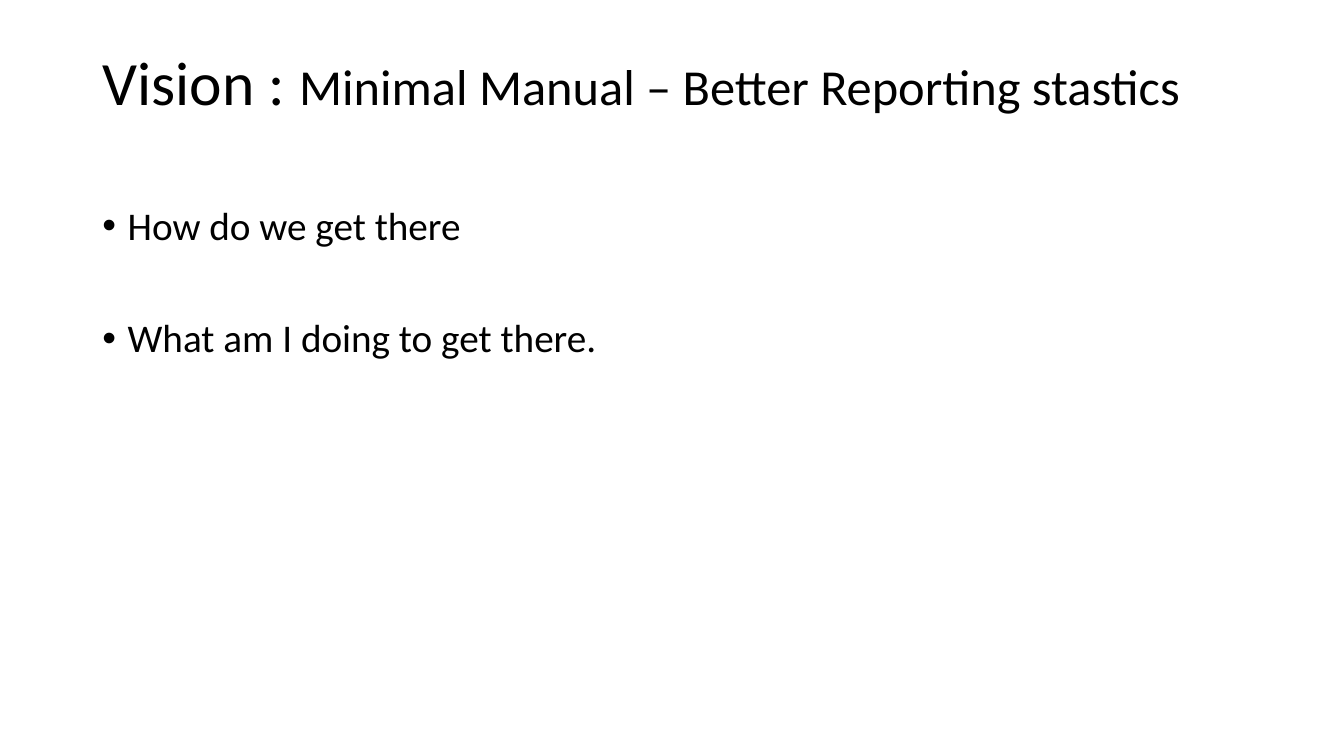
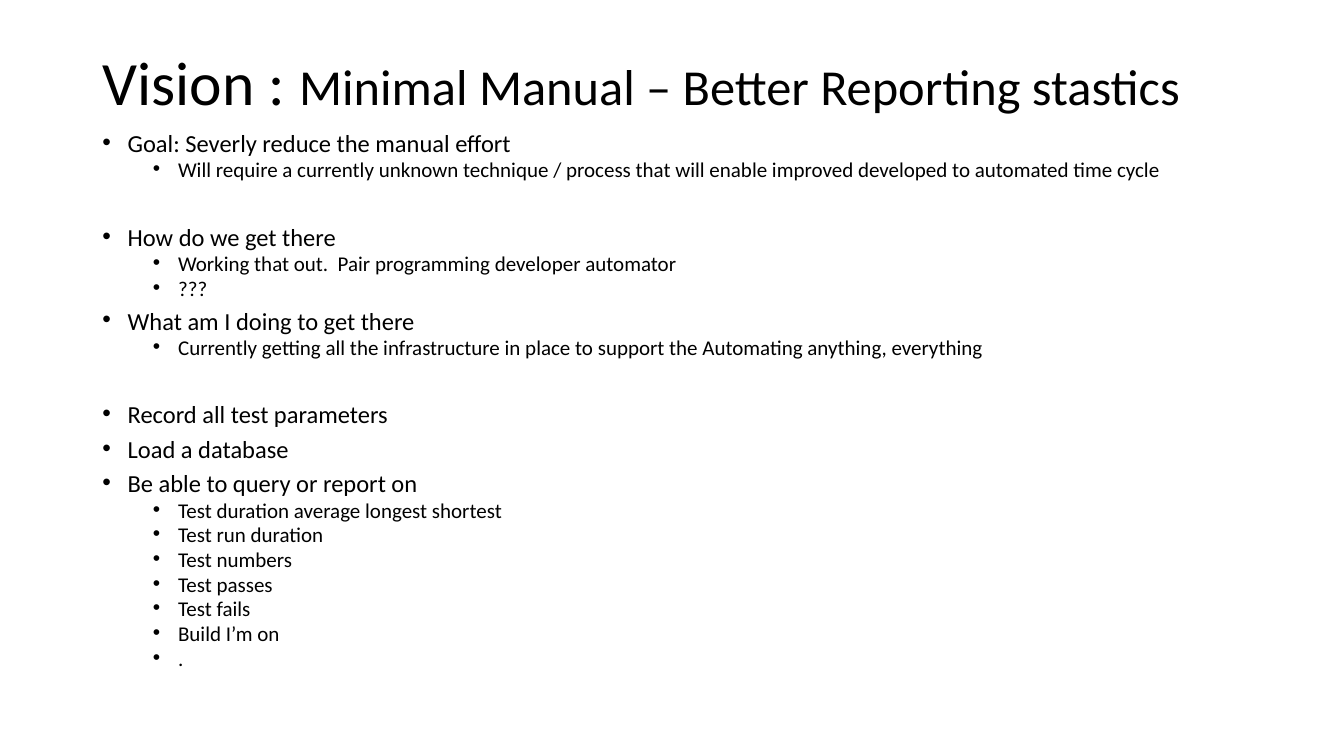
Before and after one commit to raghav9329/mainProf, a slide deck: slide 3 of 2017AutomationStrategy.pptx. Drawn at 1344x756 pixels with LibreOffice and Linux fonts; fonts in the diff are those of the drawing. Boxes give left, top, right and bottom in pixels: in the first picture for what was removed or moved away, otherwise in the second. Text is boxed around its words. In the diff, an @@ line names an element or a change of style, - is before the commit and + after.

```diff
--- a/2017AutomationStrategy.pptx
+++ b/2017AutomationStrategy.pptx
@@ text "Goal: Severly reduce the manual ...": place and size @@
-text "Goal: Severly reduce the manual ..." at [128,212,597,359]
+text "Goal: Severly reduce the manual ..." at [128,135,1159,641]
@@ text at [128,135,1159,181]: paragraphs added @@
+• Goal: Severly reduce the manual effort
+  • Will require a currently unknown technique / process that will enable improved developed to automated time cycle
@@ text at [128,229,336,251]: size 28 to 17.5 pt in "How do we get there"; line spacing 0.9 to 0.7 @@
@@ text at [128,256,983,641]: text changed; size 28 to 15 pt @@
-• What am I doing to get there.
+  • Working that out. Pair programming developer automator
+  • ???
+• What am I doing to get there
+  • Currently getting all the infrastructure in place to support the Automating anything, everything
+• Record all test parameters
+• Load a database
+• Be able to query or report on
+  • Test duration average longest shortest
+  • Test run duration
+  • Test numbers
+  • Test passes
+  • Test fails
+  • Build I’m on
+  • .
```
Also in this commit, not shown: 1 slide added.
